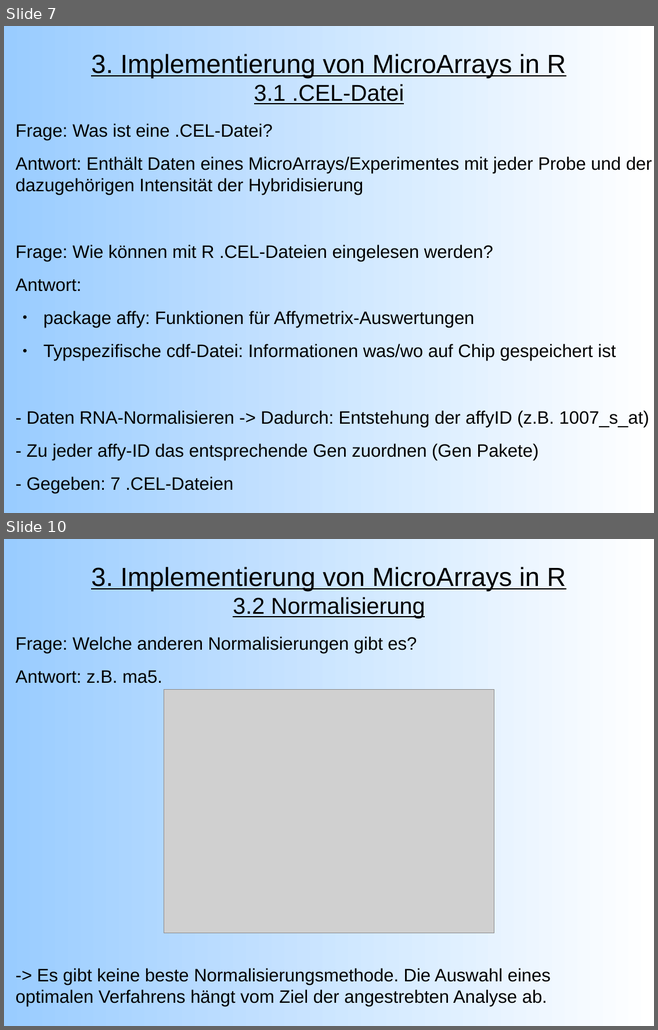
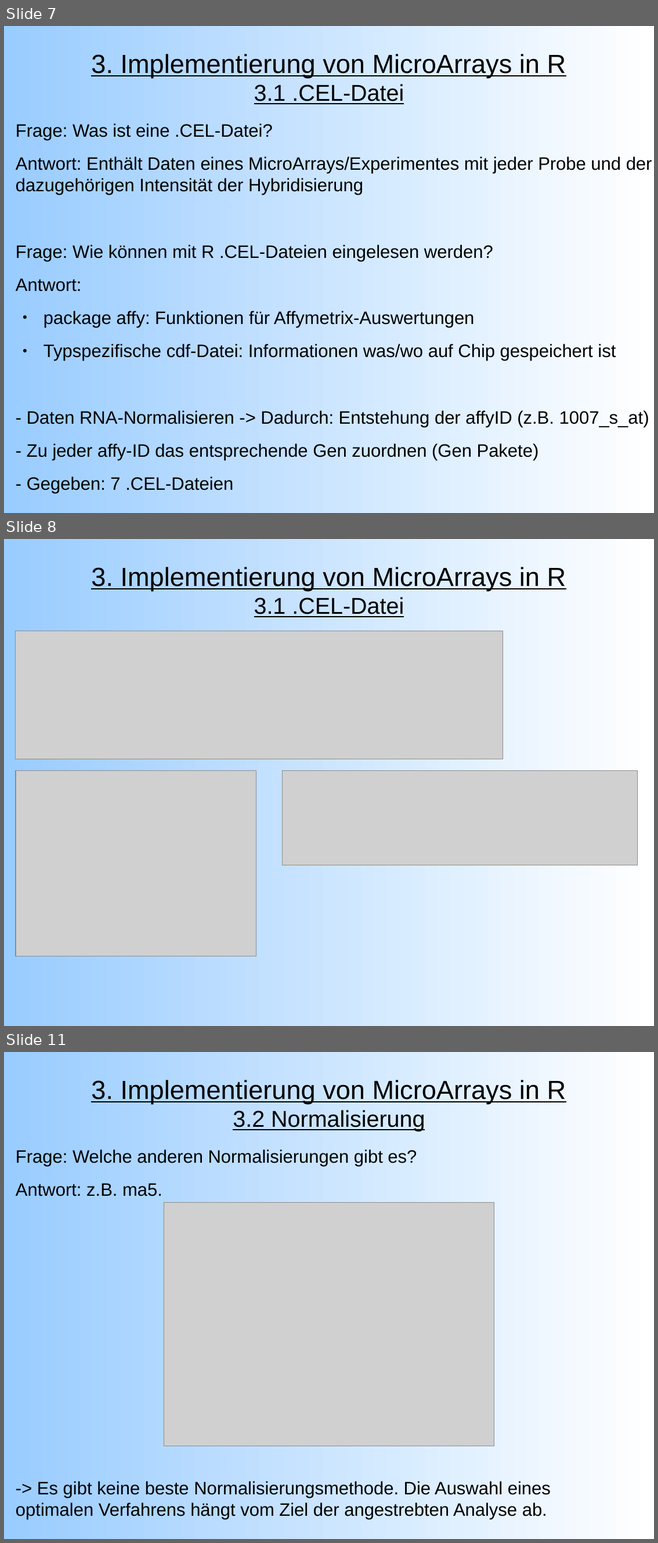
Before and after one commit to emmkey/GenEx, a slide deck: W1 Praesentation.odp. Shown one above the other, each under a label of ours: slides 7 and 10 before the commit, slides 7, 8 and 11 after it; the slides between them are not shown. The pictures are 658x1030 and 658x1543 pixels, drawn with LibreOffice and Linux fonts; fonts in the diff are those of the drawing; grey boxes stand for pictures. Boxes give left, top, right and bottom in pixels: in the first picture for what was removed or moved away, otherwise in the second. Text is boxed around its words. In the diff, an @@ line names an element or a change of style, - is before the commit and + after.

Commit message:
Added files via upload
Geupdatete Präsentation mit Quelltextbildern. Bilder.zip mit neuen Bildern geupdatet. Quality-Control PDFs hochgeladen. W1 Code enhält jetzt auch den image Befehl (habe ich davor vergessen).

```diff
--- a/W1 Praesentation.odp
+++ b/W1 Praesentation.odp
@@ slide 8 added at (4,539,654,1026), background gradient #99CCFF to #FFFFFF @@
@@ title added at (91,567,566,617), 32 pt, text #000000, underline @@
+3. Implementierung von MicroArrays in R
+3.1 .CEL-Datei
@@ picture added at (16,631,503,759) @@
@@ picture added at (16,771,256,957) @@
@@ picture added at (282,771,637,866) @@
@@ what was slide 10 is now slide 11 @@
```
Also in this commit, not shown: 4 slides changed, 4 other files.
